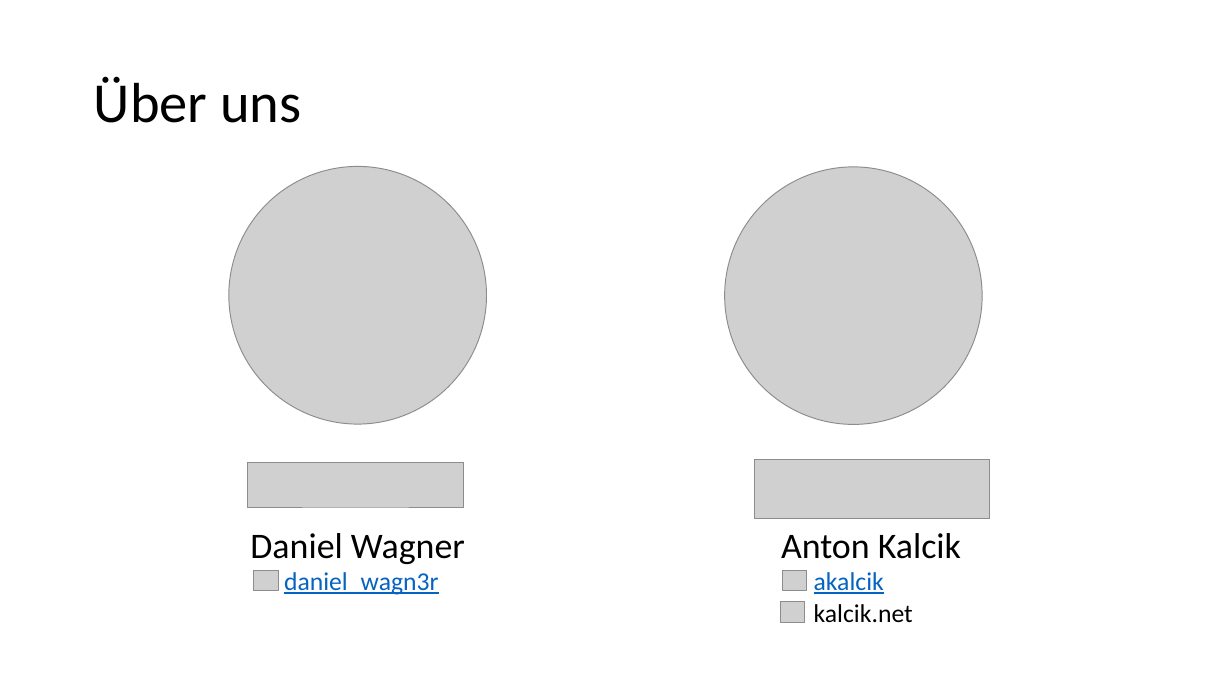
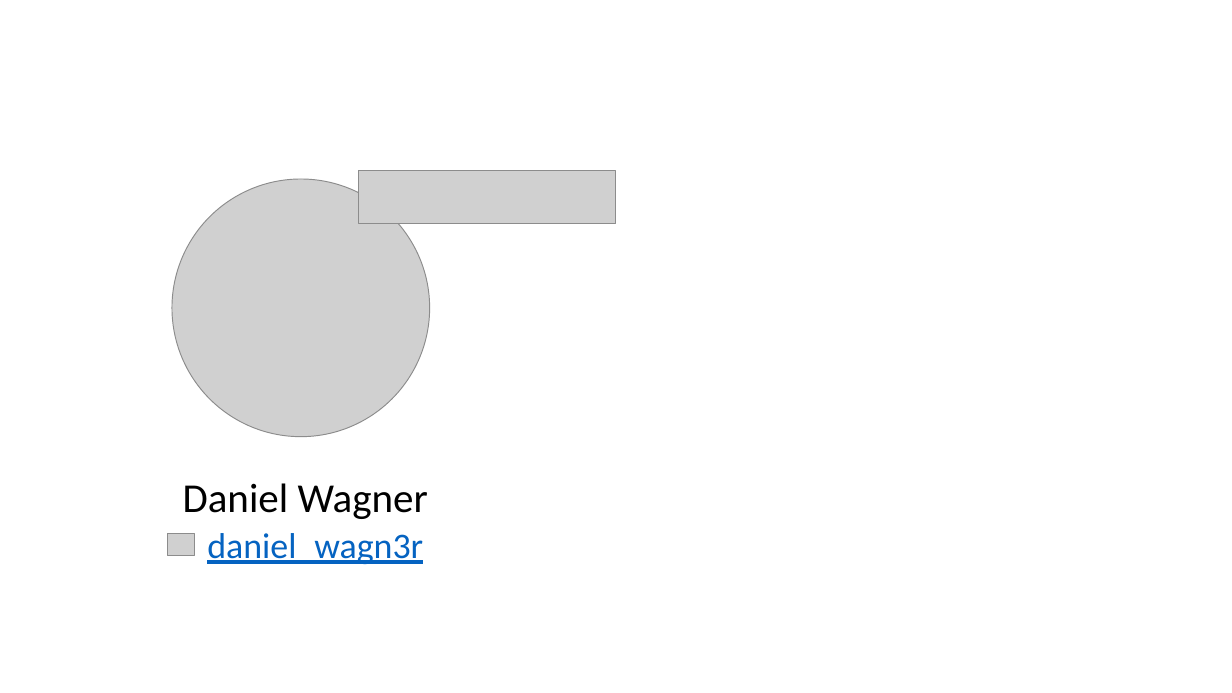
Before and after one commit to danielwagn3r/openid-workshop, a slide deck: slide 3 of OpenID Connect & OAuth.pptx (slide 2 before the commit). Drawn at 1232x693 pixels with LibreOffice and Linux fonts; fonts in the diff are those of the drawing; grey boxes stand for pictures. Boxes give left, top, right and bottom in pixels: in the first picture for what was removed or moved away, otherwise in the second. Text is boxed around its words. In the diff, an @@ line names an element or a change of style, - is before the commit and + after.

Commit message:
Update wording and styles in presentation

```diff
--- a/OpenID Connect & OAuth.pptx
+++ b/OpenID Connect & OAuth.pptx
@@ title removed at (94, 76, 301, 123) @@
-Über uns
@@ picture: place and size @@
-picture at (229, 166, 487, 424)
+picture at (172, 179, 430, 437)
@@ picture: place and size @@
-picture at (248, 463, 464, 507)
+picture at (358, 171, 616, 224)
@@ picture removed at (725, 167, 982, 425) @@
@@ text "Daniel Wagner": place and size @@
-text "Daniel Wagner" at (250, 533, 465, 564)
+text "Daniel Wagner" at (183, 483, 428, 519)
@@ text "Daniel Wagner" at (183, 483, 428, 519): size 28 to 32 pt @@
@@ picture removed at (755, 460, 991, 519) @@
@@ picture: place and size @@
-picture at (254, 571, 278, 592)
+picture at (167, 534, 194, 556)
@@ text "daniel_wagn3r": place and size @@
-text "daniel_wagn3r" at (284, 572, 439, 595)
+text "daniel_wagn3r" at (207, 533, 423, 564)
@@ text "daniel_wagn3r" at (207, 533, 423, 564): size 20 to 28 pt @@
@@ text removed at (781, 533, 961, 559) @@
-Anton Kalcik
@@ picture removed at (783, 571, 807, 592) @@
@@ text removed at (814, 572, 884, 594) @@
-akalcik
@@ picture removed at (781, 602, 805, 623) @@
@@ text removed at (814, 604, 913, 622) @@
-kalcik.net
```
Also in this commit, not shown: 12 other slides changed, 2 slides added.
